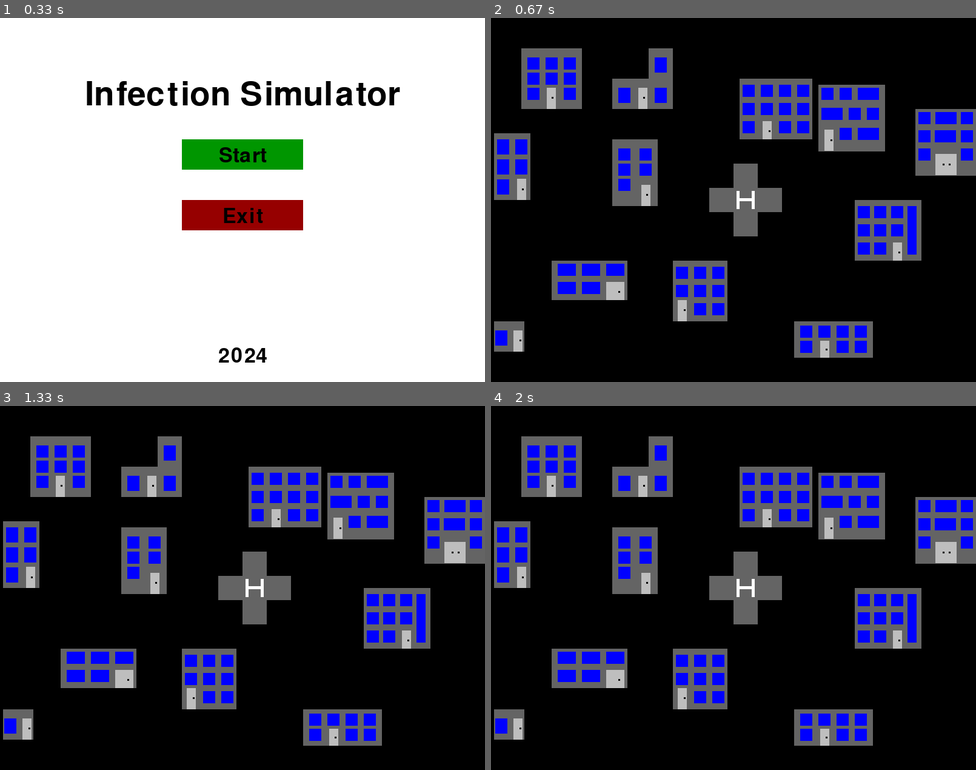
Above: before the commit, frames 1-4 (two rows, left to right).
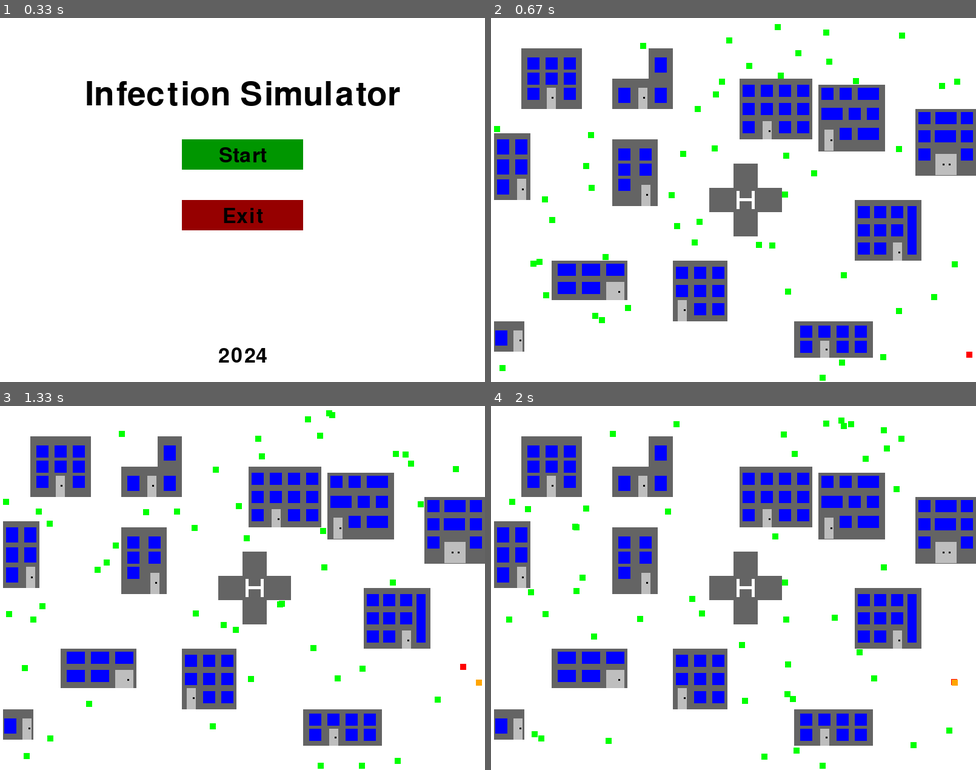
Above: after the commit, the same moments.

Repository: PythonProCourseDavid/pygame_simulator
Game: pygame game, started from main.py
Same seed, same stepped clock (60 frames per second), same inputs: the game is played once before the commit and once after it.
Inputs:
- Up to frame 1 (0.33 s): no input
- Up to frame 2 (0.67 s): click "Start" at 0.38 s
- Up to frame 3 (1.33 s): no input
- Up to frame 4 (2 s): no input

Frame 1 is identical in both runs. In frame 2, 76% of the frame differs, in the area x 0-100%, y 0-100%; in frame 3, 76%; in frame 4, 76%.

Commit message:
all components in simulation module

Diff:
--- a/main.py
+++ b/main.py
@@ -1,6 +1,7 @@
 import pygame
 from graphics.start_screen import StartScreen
 from simulation.city import City
+from simulation import Person, Population, Infection
 
 pygame.init()
 
@@ -26,15 +27,32 @@
 
     if not start_screen.running:
         city = City(SCREEN_WIDTH, SCREEN_HEIGHT)
-        screen.fill(BLACK)
+        population = Population(SCREEN_WIDTH, SCREEN_HEIGHT, city)
+        infection = Infection(population)
 
-        city.draw(screen)
+        while running:
+            screen.fill(WHITE)
 
-    for event in pygame.event.get():
-        if event.type == pygame.QUIT:
-            running = False
+            for event in pygame.event.get():
+                if event.type == pygame.QUIT:
+                    running = False
 
-    pygame.display.flip()
-    clock.tick(60)
+            population.update()
+            infection.update()
+
+            city.draw(screen)
+            population.draw(screen)
+
+            if population.get_infected_count() == len(population.people):
+                blurred_interface = pygame.Surface((SCREEN_WIDTH, SCREEN_HEIGHT))
+                blurred_interface.set_alpha(150)
+                blurred_interface.fill(WHITE)
+
+                pygame.display.flip()
+                pygame.time.wait(3000)
+                running = False
+
+            pygame.display.flip()
+            clock.tick(30)
 
 pygame.quit()
--- a/simulation/person.py
+++ b/simulation/person.py
@@ -6,7 +6,7 @@
 PERSON_SIZE = 10
 INCUBATION_PERIOD = 20000
 INCUBATION_START_TIME = 0
-PERSON_SPEED = 5
+PERSON_SPEED = 25
 HEALTHY_COLOR = (0, 255, 0)
 INFECTED_COLOR = (255, 0, 0)
 INCUBATED_COLOR = (255, 165, 0)
--- a/simulation/population.py
+++ b/simulation/population.py
@@ -12,7 +12,36 @@
         self.city = city
         self.people = [Person(width, height, city) for _ in range(NUMS_OF_PERSONS)]
         self.infected_random_people()
+        self.peak_incubating = 0
 
     def infected_random_people(self):
         random_people = random.choice(self.people)
         random_people.infect()
+
+    def get_infected_count(self):
+        return sum(1 for person in self.people if person.is_infected())
+
+    def get_incubation_count(self):
+        return sum(1 for person in self.people if person.is_incubating())
+
+    def get_health_count(self):
+        return sum(1 for person in self.people if person.health_status == 'healthy')
+
+    def update(self):
+        incubating_count = self.get_incubation_count()
+        infected_count = self.get_infected_count()
+
+        if incubating_count > self.peak_incubating:
+            self.peak_incubating = incubating_count
+
+        for person in self.people:
+            person.move()
+            for other_person in self.people:
+                if person != other_person and person.rect.colliderect(other_person):
+                    person.contact_with(other_person)
+                    other_person.contact_with(person)
+            person.update_health_status()
+
+    def draw(self, screen):
+        for person in self.people:
+            person.draw(screen)
